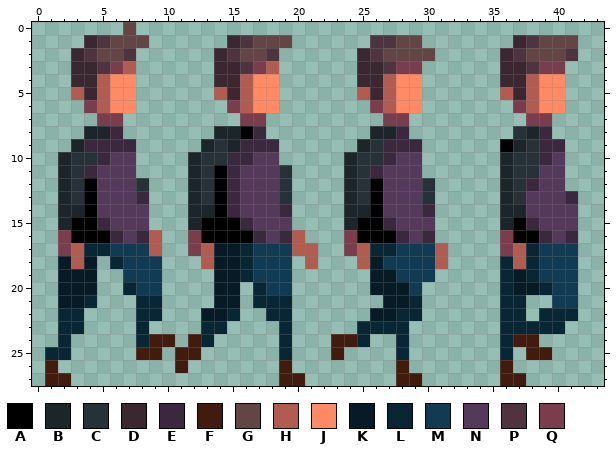
Pixel-art sprite: Template/Content/player_walk_right.png. That is the earlier state.
The file is 44x28 pixels.
Palette (. is transparent): A #000000  B #1c2529  C #263238  D #3a272f  E #3b283f  F #421b0f  G #634545  H #b15c51  J #ff8a65  K #061b26  L #092635  M #103b52  N #55395b  P #4e343f  Q #793d4e
And afterwards:
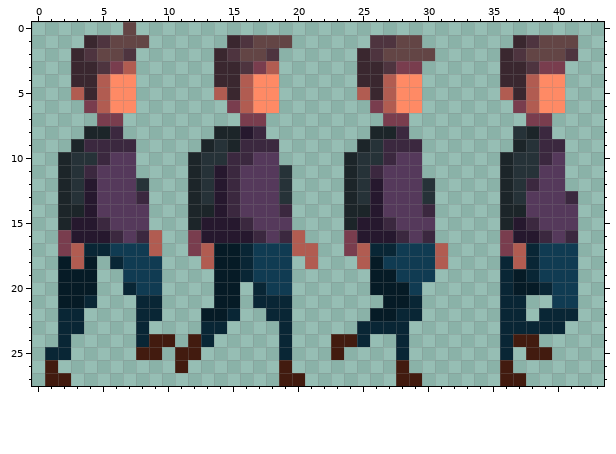
The commit says: Små ändringar på player texturen och hur den rör sig
From old to new:
@@ palette @@
-A #000000
+A #26182e
@@ x 34..38 @@
  8 ...CB
- 9 ..ABC
+ 9 ...BC
 10 ..BCC
Pixel boxes of the changes (left, top, right, bottom) in both pictures:
changed: (201, 126, 253, 243)
erased: (500, 139, 513, 152)
changed: (71, 178, 110, 243)
changed: (357, 178, 396, 243)
changed: (513, 217, 539, 243)
